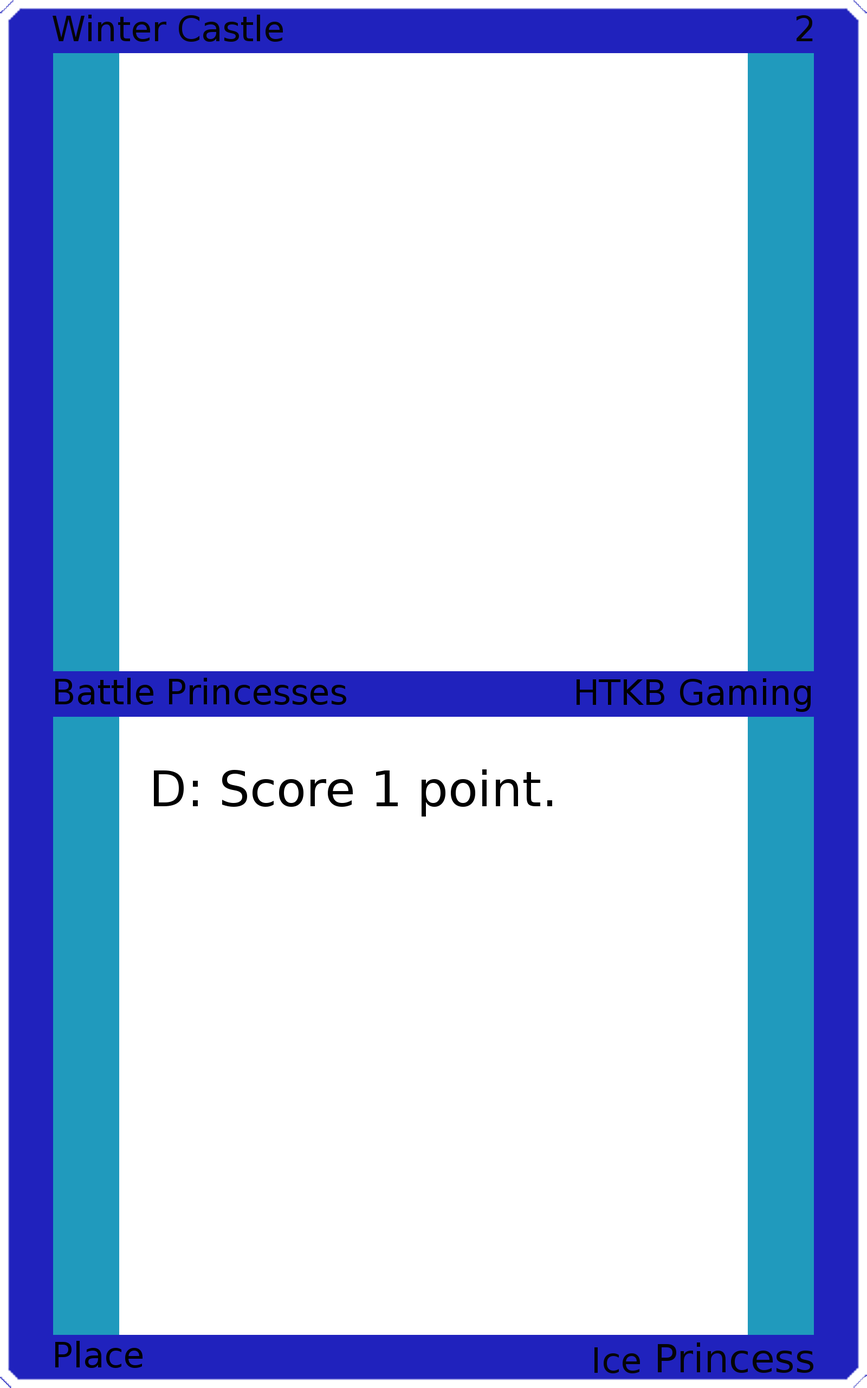
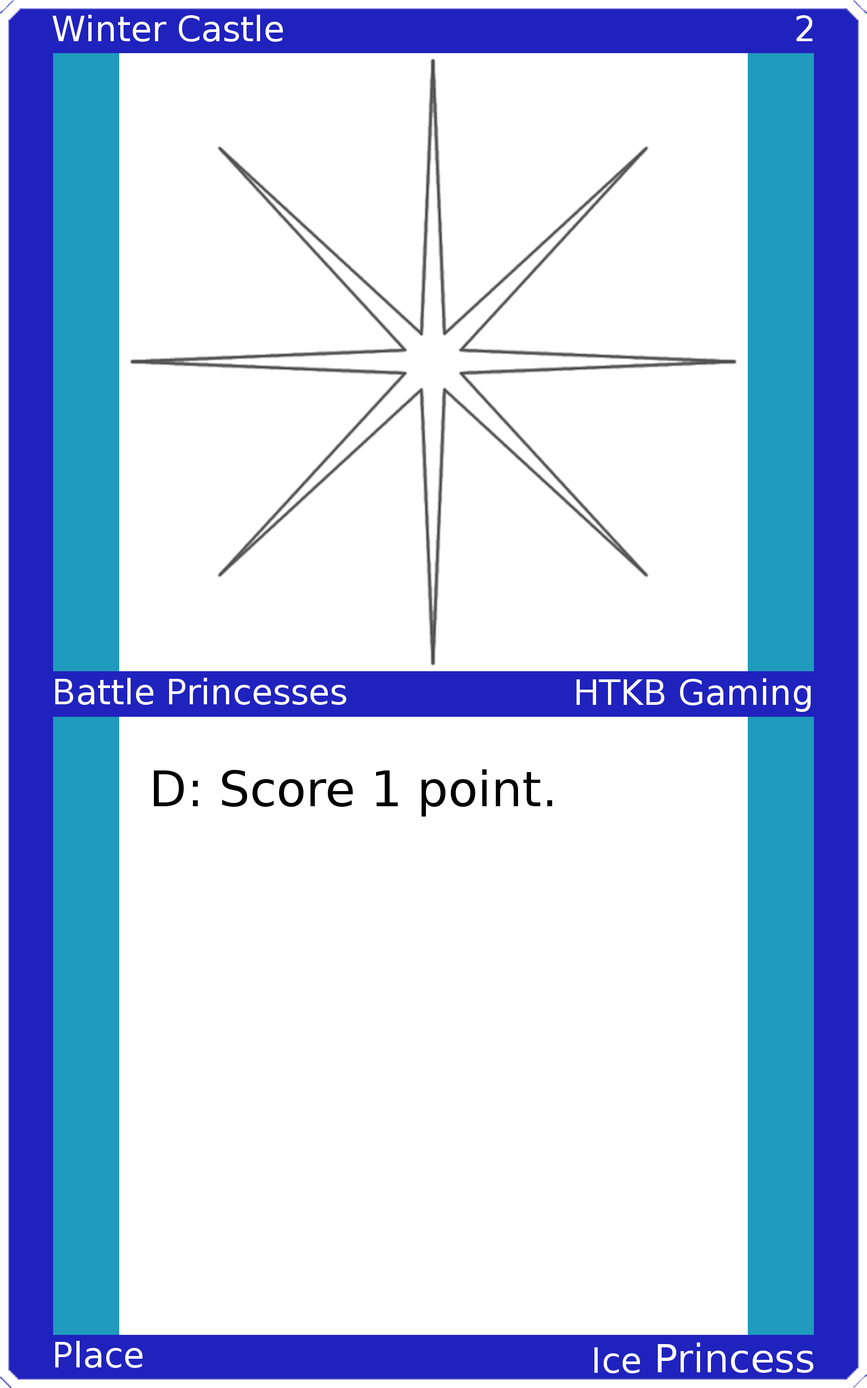
The second 867px x 1388px image is a revision of the first. Changes to its layers:
painted on "Upper Left" over (52, 14, 283, 42)
painted on "Upper Right" over (796, 15, 814, 42)
painted on "Mid Left" over (55, 677, 347, 705)
painted on "Mid Right" over (576, 678, 811, 712)
painted on "Bottom Left" over (55, 1340, 143, 1368)
painted on "Bottom Right" over (594, 1342, 814, 1373)
added layer "Art" above "Top Background" over (129, 57, 738, 666)
